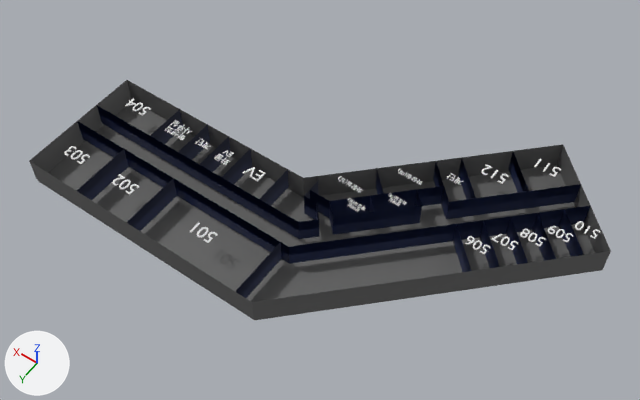
The glTF model app/assets/3d/5floor.glb: old version first, new version second.
Before and after are seen from a 50 mm lens placed at (-357.0, 470.0, 746.0), pointed at (-19.0, -3.0, 2.0). The axes (+X, +Y, +Z) are drawn at lower left. The lights are the same throughout. Vertices at the same position are counted once.

Script lines for the objects in view, before the commit:
```python
ob_floorandwalls_4f = bpy.data.objects.new('FloorAndWalls_4F', me_floorandwalls_4f_mesh_018)
ob_floorandwalls_4f.location = (0.0, 0.0, 0.0)
ob_innerwalls_4f = bpy.data.objects.new('InnerWalls_4F', me_innerwalls_4f_mesh)
ob_innerwalls_4f.location = (0.0, 0.0, 0.0)
ob_텍스트_005 = bpy.data.objects.new('텍스트.005', me_텍스트_005)
ob_텍스트_005.location = (45.0, 25.0, 30.0)
ob_텍스트_008 = bpy.data.objects.new('텍스트.008', me_텍스트_008)
ob_텍스트_008.location = (40.0, 115.0, 30.0)
ob_텍스트_009 = bpy.data.objects.new('텍스트.009', me_텍스트_009)
ob_텍스트_009.location = (145.0, 115.0, 30.0)
ob_텍스트_010 = bpy.data.objects.new('텍스트.010', me_텍스트_010)
ob_텍스트_010.location = (215.0, 115.0, 30.0)
ob_텍스트_011 = bpy.data.objects.new('텍스트.011', me_텍스트_011)
ob_텍스트_011.location = (210.0, 25.0, 30.0)
ob_텍스트_012 = bpy.data.objects.new('텍스트.012', me_텍스트_012)
ob_텍스트_012.location = (150.0, 25.0, 30.0)
# me_floorandwalls_4f_mesh_018
# before: 8 (250.0, 0.0, -5.0) at pixel (132, 100), 9 (250.0, 150.0, -5.0) at pixel (38, 181), 10 (-50.0, 150.0, -5.0) at pixel (254, 320), 11 (-100.0, 100.0, -5.0) at pixel (326, 310), 12 (-200.0, 0.0, -5.0) at pixel (466, 289)
# before: 13 (-300.0, -100.0, -5.0) at pixel (602, 270), 14 (-200.0, -200.0, -5.0) at pixel (556, 164), 15 (0.0, 0.0, -5.0) at pixel (304, 197)
```
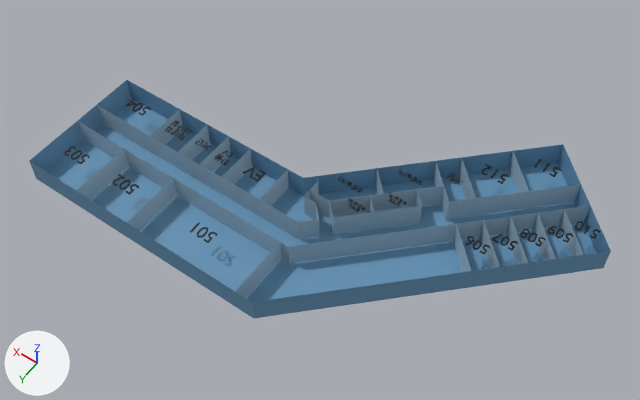
Changed parts and their boxes [x1, y1, x2, y2] in the pictures (640 x 400 px; the box of a moved part takes in the faces that stretch with it):
'FloorAndWalls_4F', recoloured, reshaped (black to blue): before [29, 80, 611, 320]; after [29, 80, 611, 318]
'InnerWalls_4F', recoloured (black to blue): [77, 105, 591, 298] in both
'텍스트.012', recoloured (grey to blue): [164, 120, 192, 140] in both
'텍스트.009', recoloured: [112, 174, 139, 195] in both
'텍스트.010', recoloured: [64, 146, 90, 164] in both
'텍스트.008', recoloured: [190, 222, 217, 243] in both
'텍스트.015', recoloured: [520, 229, 546, 247] in both
'텍스트.013', recoloured: [465, 236, 491, 254] in both
'텍스트.011', recoloured: [125, 98, 151, 116] in both
'텍스트.016', recoloured: [548, 226, 573, 243] in both
'텍스트.014', recoloured: [491, 234, 518, 250] in both
'텍스트.018', recoloured: [481, 164, 509, 184] in both
'텍스트.005', recoloured: [242, 167, 266, 182] in both
'텍스트.017', recoloured: [575, 221, 601, 239] in both
'텍스트.019', recoloured: [534, 159, 561, 177] in both
part 1 of me_floorandwalls_4f_mesh_018, moved or reshaped: before [38, 98, 603, 320]; after [46, 98, 596, 302]

Edits to the bpy script that builds the scene:
```text
Change mat_mat_outer:
    mat_mat_outer.base_color: (0.12, 0.12, 0.12) -> (0.13, 0.3, 0.48)  # dark grey #616161 -> blue #6595b8
Change mat_mat_inner:
    mat_mat_inner.base_color: (0.01, 0.02, 0.08) -> (0.35, 0.5, 0.62)  # dark blue #192750 -> blue #a0bcce
Change me_floorandwalls_4f_mesh_018:
    where me_floorandwalls_4f_mesh_018.from_pydata(...)  # 32 vertices, 54 faces; spans x -300.0..250.0, y -200.0..151.0, z -5.0..30.0
    me_floorandwalls_4f_mesh_018 part 1
    add for i in [*range(8, 16)]: me_floorandwalls_4f_mesh_018.vertices[i].co += Vector((0.0, 0.0, 4.0))
Change me_innerwalls_4f_mesh:
    remove me_innerwalls_4f_mesh.from_pydata(...)  # 159 vertices, 219 faces; spans x -280.0..250.0, y -160.0..150.0, z 0.0..30.0
    add me_innerwalls_4f_mesh.from_pydata(...)  # 106 vertices, 64 faces; spans x -280.0..250.0, y -160.0..150.0, z 0.0..30.0
    me_innerwalls_4f_mesh part 2
    53 vertices are removed from x -280.0..250.0, y -160.0..150.0, z 15.0
    219 faces are deleted
    64 new faces join them
Change me_텍스트_005:
    where me_텍스트_005.from_pydata(...)  # 38 vertices, 68 faces; spans x -9.5..11.0, y -6.1..7.6, z -0.5..0.5
    add me_텍스트_005.materials.append(mat_mat_text)  # black #000000
Change me_텍스트_008:
    where me_텍스트_008.from_pydata(...)  # 356 vertices, 704 faces; spans x -14.0..11.0, y -6.2..7.8, z -0.5..0.5
    add me_텍스트_008.materials.append(mat_mat_text)  # black #000000
Change me_텍스트_009:
    where me_텍스트_009.from_pydata(...)  # 526 vertices, 1044 faces; spans x -14.0..14.3, y -6.2..7.8, z -0.5..0.5
    add me_텍스트_009.materials.append(mat_mat_text)  # black #000000
Change me_텍스트_010:
    where me_텍스트_010.from_pydata(...)  # 642 vertices, 1276 faces; spans x -14.0..13.5, y -6.2..7.8, z -0.5..0.5
    add me_텍스트_010.materials.append(mat_mat_text)  # black #000000
Change me_텍스트_011:
    where me_텍스트_011.from_pydata(...)  # 378 vertices, 752 faces; spans x -14.0..14.4, y -6.2..7.8, z -0.5..0.5
    add me_텍스트_011.materials.append(mat_mat_text)  # black #000000
Change me_텍스트_012:
    where me_텍스트_012.from_pydata(...)  # 1148 vertices, 2244 faces; spans x -13.4..12.8, y -8.8..10.3, z -0.5..0.5
    add me_텍스트_012.materials.append(mat_mat_text)  # black #000000
Change me_텍스트_013:
    where me_텍스트_013.from_pydata(...)  # 590 vertices, 1176 faces; spans x -11.9..12.2, y -5.3..6.6, z -0.5..0.5
    add me_텍스트_013.materials.append(mat_mat_text)  # black #000000
Change me_텍스트_014:
    where me_텍스트_014.from_pydata(...)  # 360 vertices, 712 faces; spans x -11.9..12.6, y -5.3..6.6, z -0.5..0.5
    add me_텍스트_014.materials.append(mat_mat_text)  # black #000000
Change me_텍스트_015:
    where me_텍스트_015.from_pydata(...)  # 732 vertices, 1464 faces; spans x -11.9..12.2, y -5.3..6.6, z -0.5..0.5
    add me_텍스트_015.materials.append(mat_mat_text)  # black #000000
Change me_텍스트_016:
    where me_텍스트_016.from_pydata(...)  # 614 vertices, 1224 faces; spans x -11.9..12.1, y -5.3..6.6, z -0.5..0.5
    add me_텍스트_016.materials.append(mat_mat_text)  # black #000000
Change me_텍스트_017:
    where me_텍스트_017.from_pydata(...)  # 356 vertices, 704 faces; spans x -11.9..12.2, y -5.3..6.6, z -0.5..0.5
    add me_텍스트_017.materials.append(mat_mat_text)  # black #000000
Change me_텍스트_018:
    where me_텍스트_018.from_pydata(...)  # 342 vertices, 672 faces; spans x -14.0..14.3, y -6.2..7.8, z -0.5..0.5
    add me_텍스트_018.materials.append(mat_mat_text)  # black #000000
Change me_텍스트_019:
    where me_텍스트_019.from_pydata(...)  # 172 vertices, 332 faces; spans x -14.0..11.0, y -6.2..7.6, z -0.5..0.5
    add me_텍스트_019.materials.append(mat_mat_text)  # black #000000
```
